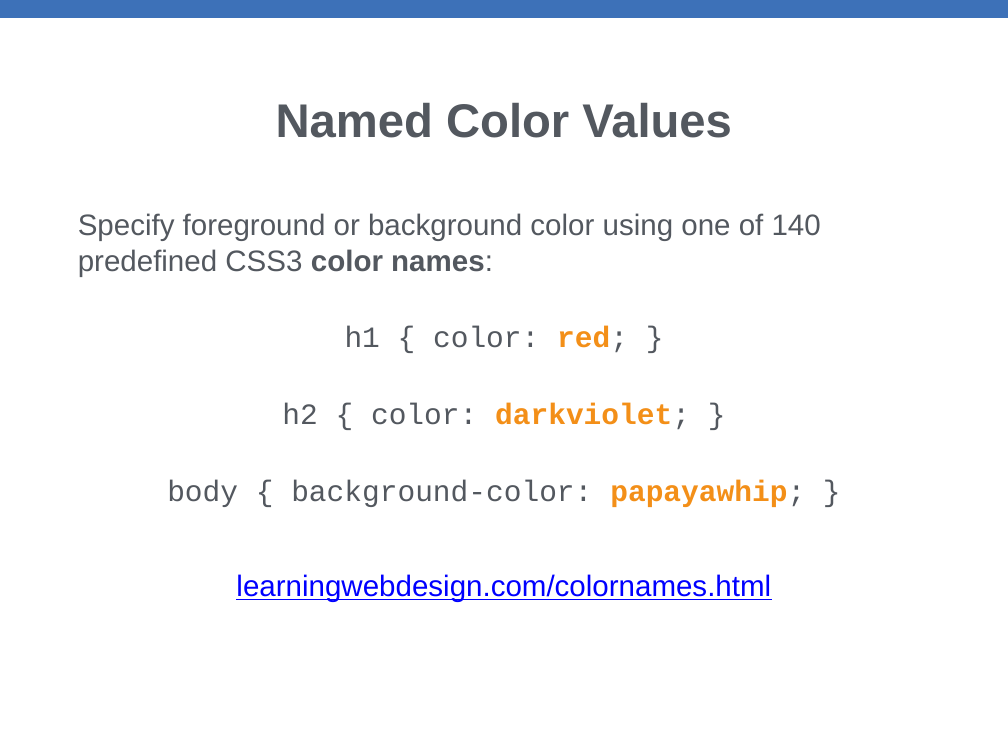
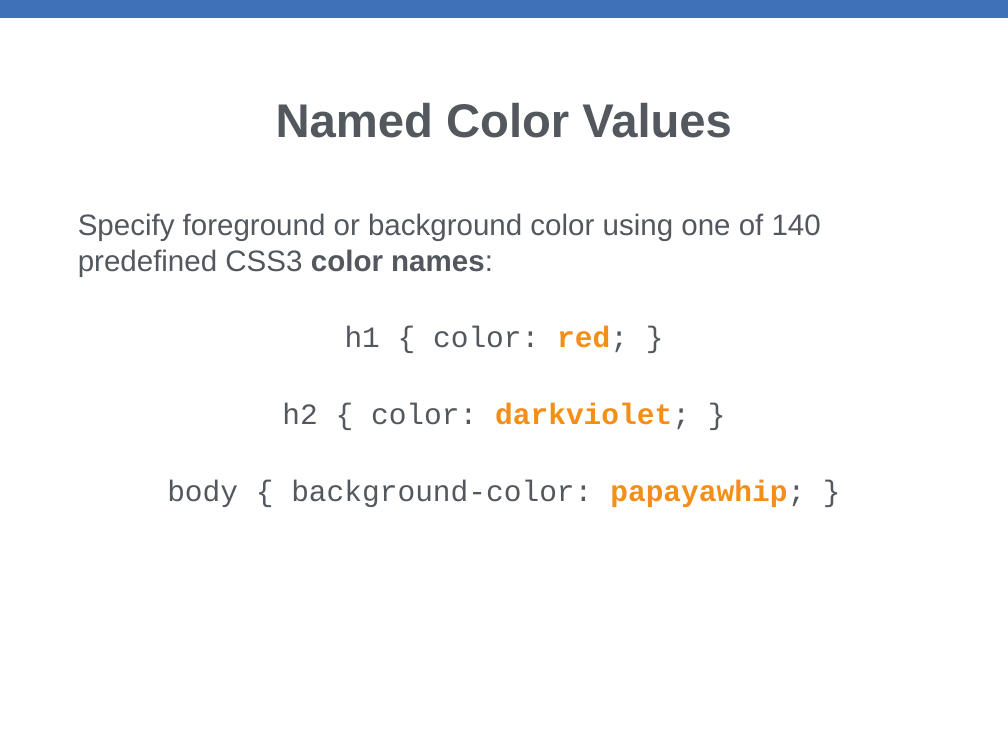
Before and after one commit to xiaoleibi/MMDPPT26, a slide deck: slide 4 of Uge41ColorsBackgrounds.pptx. Drawn at 1008x756 pixels with LibreOffice and Linux fonts; fonts in the diff are those of the drawing. Boxes give left, top, right and bottom in pixels: in the first picture for what was removed or moved away, otherwise in the second. Text is boxed around its words. In the diff, an @@ line names an element or a change of style, - is before the commit and + after.

```diff
--- a/Uge41ColorsBackgrounds.pptx
+++ b/Uge41ColorsBackgrounds.pptx
@@ text at (236,574,771,601): paragraph removed @@
-learningwebdesign.com/colornames.html
```
Also in this commit, not shown: 2 other slides changed, 6 slides removed, 16 other files.
